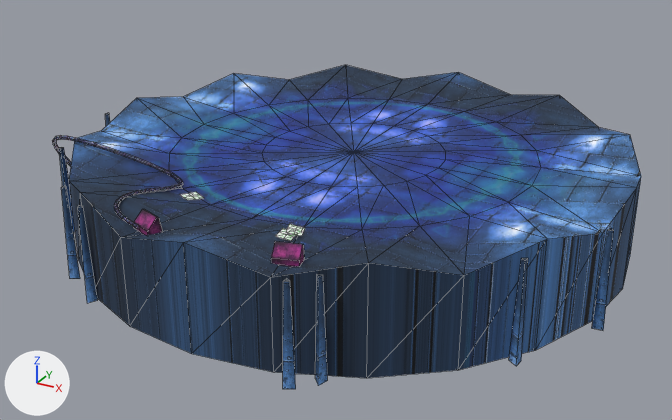
Before and after pictures for a commit that changed the FBX model Assets/Meshs/palco.fbx.
Both versions are drawn from a 50 mm lens placed at (7.38, -14.11, 7.33), pointed at (-0.01, -0.66, 0.6). Lighting does not change. The marker at lower left points along +X, +Y and +Z. Mesh edges are drawn as thin lines. Where no turn or scale is listed for an object, it has been applied to the vertices. Vertices at the same position are counted once.

The first picture shows 'palco'.
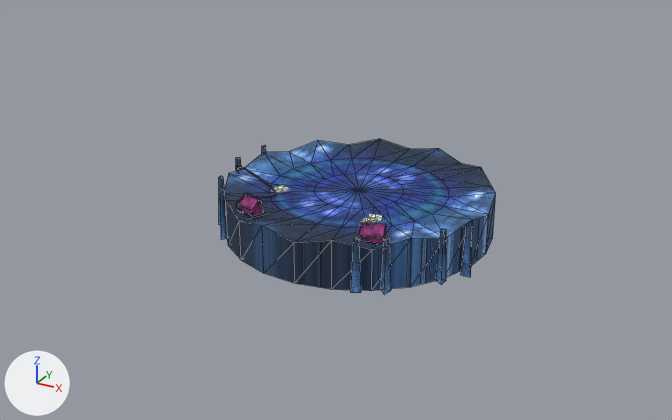
Where the change shows, as pixel boxes [x1, y1, x2, y2] in the pictures (672 x 420 px; the box of a moved part takes in the faces that stretch with it):
'palco', reshaped, moved
    before: [52, 65, 641, 389]
    after: [219, 139, 496, 294]
part 1 of me_mesh, moved or reshaped
    before: [69, 65, 641, 378]
    after: [224, 139, 496, 291]
part 2 of me_mesh, moved or reshaped
    before: [179, 192, 204, 200]
    after: [270, 185, 290, 193]
part 3 of me_mesh, moved or reshaped
    before: [276, 228, 296, 241]
    after: [360, 217, 376, 225]
part 4 of me_mesh, moved or reshaped
    before: [286, 224, 305, 236]
    after: [367, 214, 382, 221]
part 5 of me_mesh, moved or reshaped
    before: [134, 209, 163, 235]
    after: [238, 193, 263, 216]
part 6 of me_mesh, moved or reshaped
    before: [271, 241, 305, 266]
    after: [359, 222, 386, 243]
part 7 of me_mesh, moved or reshaped
    before: [105, 113, 110, 126]
    after: [262, 145, 266, 153]
part 8 of me_mesh, moved or reshaped
    before: [59, 148, 75, 232]
    after: [236, 157, 241, 171]
part 9 of me_mesh, moved or reshaped
    before: [61, 186, 80, 279]
    after: [219, 176, 225, 225]
part 10 of me_mesh, moved or reshaped
    before: [78, 205, 98, 303]
    after: [220, 189, 227, 240]
part 11 of me_mesh, moved or reshaped
    before: [283, 279, 296, 389]
    after: [351, 237, 361, 293]
part 12 of me_mesh, moved or reshaped
    before: [315, 275, 328, 386]
    after: [381, 238, 391, 294]
part 13 of me_mesh, moved or reshaped
    before: [509, 258, 528, 366]
    after: [436, 229, 446, 284]
part 14 of me_mesh, moved or reshaped
    before: [592, 228, 614, 330]
    after: [461, 223, 472, 277]
part 15 of me_mesh, moved or reshaped
    before: [52, 135, 183, 229]
    after: [235, 165, 277, 213]

The change, as a diff of the scene's bpy script:
```diff
--- a/Assets/Meshs/palco.fbx.py
+++ b/Assets/Meshs/palco.fbx.py
@@ me_mesh @@
 me_mesh.from_pydata(...)  # 445 vertices, 552 faces; spans x -5.2..5.06, y -5.34..5.0, z 0.0..3.29
 # used by ob_palco; location = (0.0, -0.01, 0.0)
+# me_mesh part 1: the loose piece of 146 vertices spanning x -5.0..5.0, y -5.0..5.0, z 0.0..1.79 is turned -12.5 degrees about the z axis through its middle and scaled by 0.498, then moved by (0.08, 0.05, -0.45)
+# me_mesh part 2: the loose piece of 9 vertices spanning x -1.41..-1.09, y -3.36..-2.98, z 1.5..1.59 is multiplied about its middle by the matrix ((0.99, 0.007, -0.139), (-0.025, 0.992, -0.123), (0.137, 0.125, 0.983)), then moved by (0.05, 2.53, -0.78)
+# me_mesh part 3: the loose piece of 9 vertices spanning x 0.68..0.99, y -3.85..-3.49, z 1.51..1.58 is scaled about its middle by (1.02, 1, 0.146), then moved by (0.05, 2.53, -0.78)
+# me_mesh part 4: the loose piece of 9 vertices spanning x 0.69..1.03, y -3.67..-3.28, z 1.51..1.57 is scaled about its middle by (1.02, 1, 0.127), then moved by (0.05, 2.53, -0.78)
+# me_mesh part 5: the loose piece of 10 vertices spanning x -1.32..-0.85, y -4.65..-4.27, z 1.51..1.77 is moved by (0.03, 2.62, -0.69)
+# me_mesh part 6: the loose piece of 10 vertices spanning x 1.03..1.49, y -4.51..-4.16, z 1.51..1.77 is moved by (0.02, 2.56, -0.72)
+# me_mesh part 7: the loose piece of 6 vertices spanning x -5.2..-5.03, y -0.81..-0.65, z 0.0..1.65 is scaled about its middle by (1, 1, 0.577), then moved by (2.71, 1.47, -0.33)
+# me_mesh part 8: the loose piece of 6 vertices spanning x -4.59..-4.43, y -2.77..-2.6, z 0.0..1.65 is scaled about its middle by (1, 1, 0.577), then moved by (2.0, 2.59, -0.33)
+# me_mesh part 9: the loose piece of 6 vertices spanning x -3.2..-3.04, y -4.11..-3.94, z 0.0..1.65 is scaled about its middle by (1, 1, 0.577), then moved by (0.94, 2.95, -0.33)
+# me_mesh part 10: the loose piece of 6 vertices spanning x -2.45..-2.28, y -4.6..-4.45, z 0.0..1.65 is scaled about its middle by (1, 1, 0.577), then moved by (0.52, 2.92, -0.33)
+# me_mesh part 11: the loose piece of 6 vertices spanning x 1.62..1.77, y -5.12..-4.94, z 0.0..1.65 is scaled about its middle by (1, 1, 0.577), then moved by (-0.45, 2.8, -0.33)
+# me_mesh part 12: the loose piece of 6 vertices spanning x 1.88..2.05, y -4.82..-4.65, z 0.0..1.65 is scaled about its middle by (1, 1, 0.577), then moved by (-0.34, 2.71, -0.33)
+# me_mesh part 13: the loose piece of 6 vertices spanning x 4.08..4.24, y -3.05..-2.87, z 0.0..1.65 is scaled about its middle by (1, 1, 0.577), then moved by (-1.87, 1.71, -0.33)
+# me_mesh part 14: the loose piece of 6 vertices spanning x 4.88..5.06, y -1.49..-1.33, z 0.0..1.65 is scaled about its middle by (1, 1, 0.577), then moved by (-2.38, 0.61, -0.33)
+# me_mesh part 15: the loose piece of 196 vertices spanning x -4.87..-1.15, y -4.58..-2.21, z 1.03..1.87 is multiplied about its middle by the matrix ((0.459, 0.205, -0.016), (-0.205, 0.459, -0.01), (0.01, 0.016, 0.503)), then moved by (1.24, 2.36, -0.71)
 me_mesh.materials.append(mat_palco_mat)
@@ ob_palco @@
 ob_palco = bpy.data.objects.new('palco', me_mesh)
-ob_palco.location = (0.0, -0.01, 0.0)
+ob_palco.location = (0.0, 0.0, 0.0)
```
